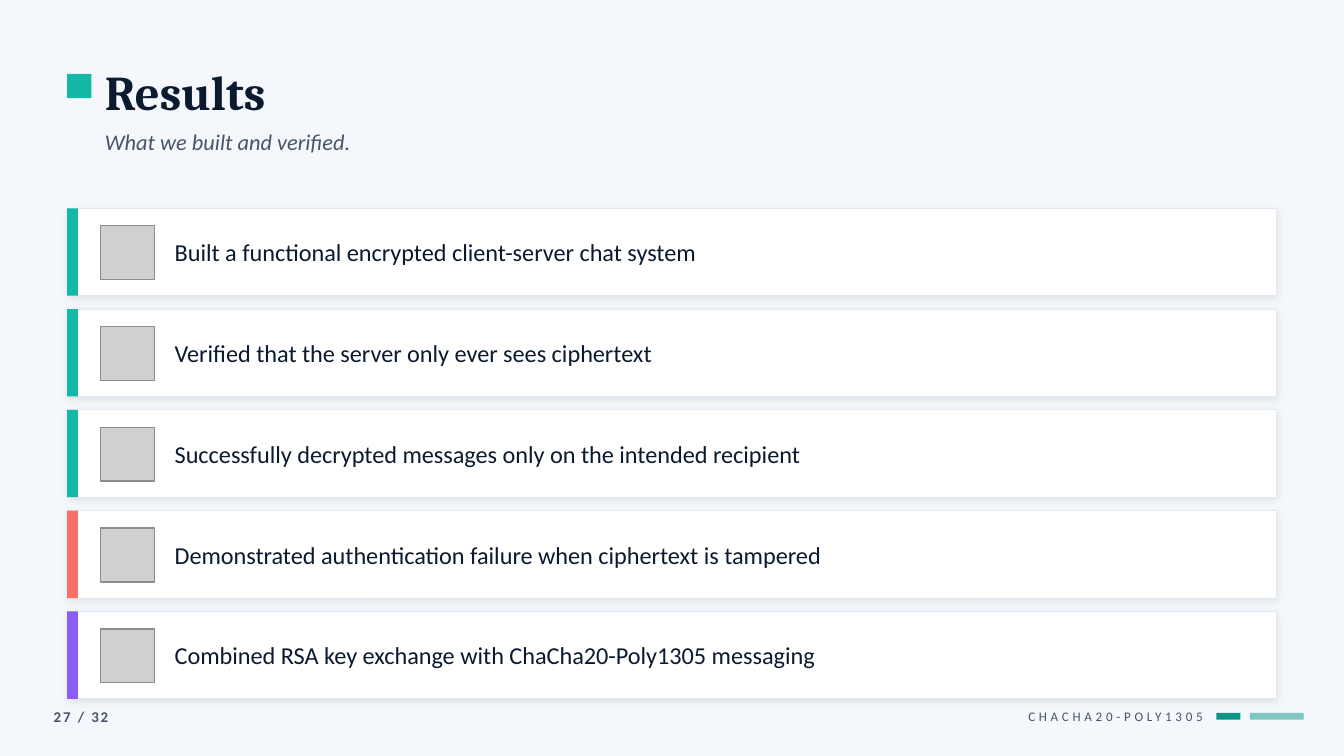
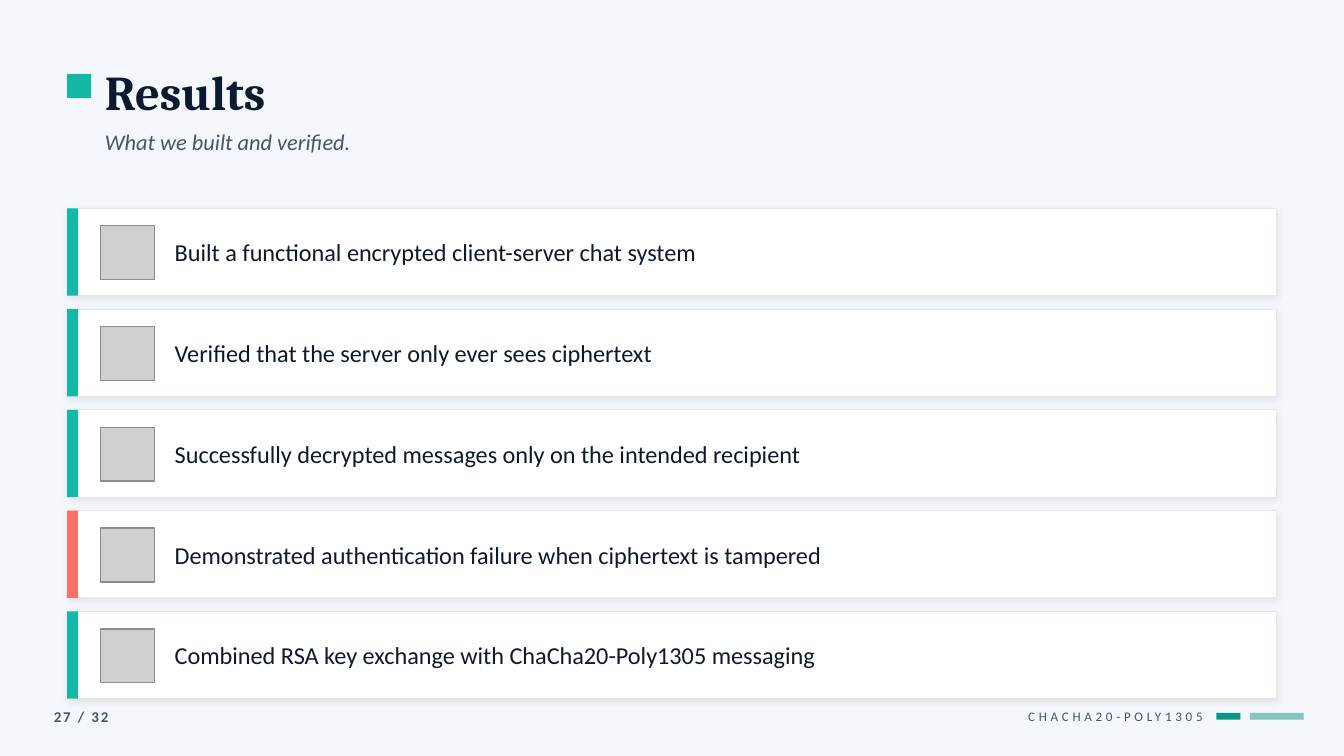
Before and after one commit to AidanLevy05/MATH447-ChatRoom, a slide deck: slide 27 of PowerPoint/MATH_447_Final_Polished.pptx. Drawn at 1344x756 pixels with LibreOffice and Linux fonts; fonts in the diff are those of the drawing; grey boxes stand for pictures. Boxes give left, top, right and bottom in pixels: in the first picture for what was removed or moved away, otherwise in the second. Text is boxed around its words. In the diff, an @@ line names an element or a change of style, - is before the commit and + after.

```diff
--- a/PowerPoint/MATH_447_Final_Polished.pptx
+++ b/PowerPoint/MATH_447_Final_Polished.pptx
@@ rectangle at (67, 612, 1277, 699): outline #E2E8F0 0.5 pt to #E2E8F0 0.51 pt @@
@@ rectangle at (67, 612, 78, 699): fill #8B5CF6 to #14B8A6 @@
```
Also in this commit, not shown: 30 other slides changed.
